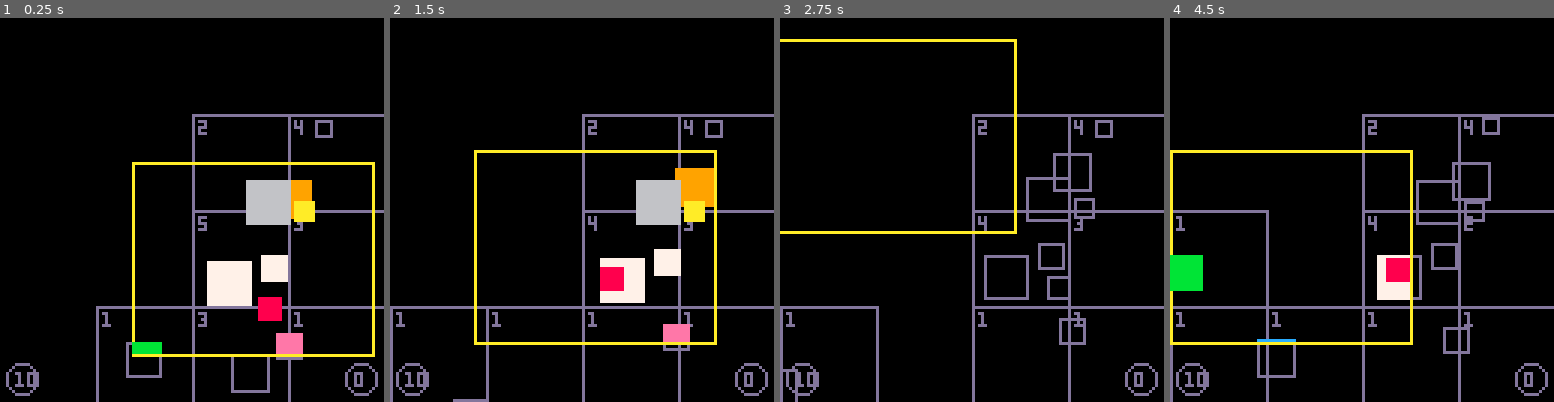
Above: before the commit, frames 1-4 (left to right).
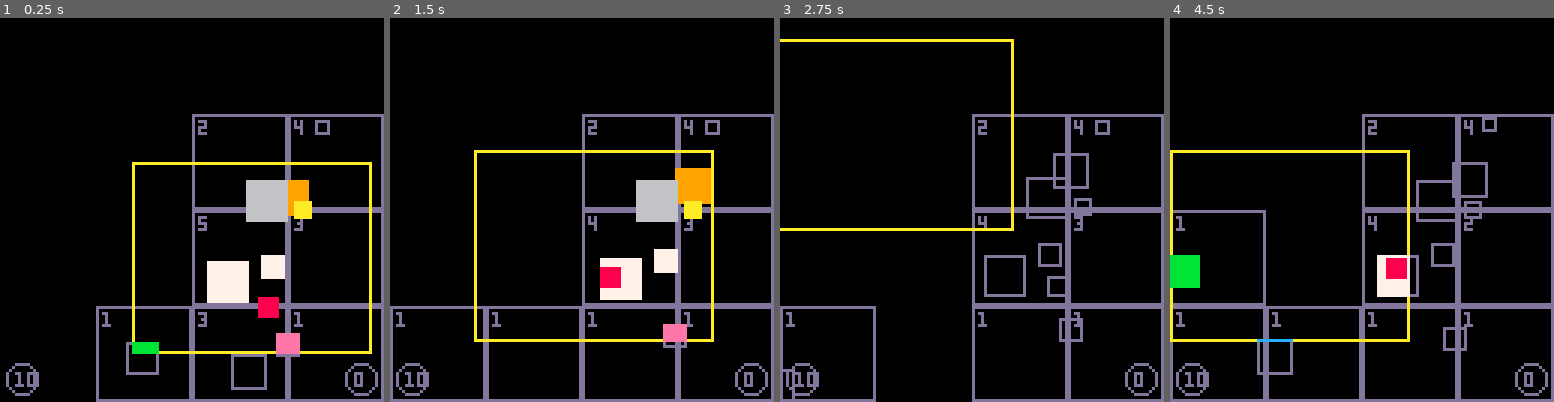
Above: after the commit, the same moments.

Repository: kikito/locus.p8
Game: PICO-8 cartridge test_locus.p8
Two runs of this game, one before a commit and one after it. Both use one fixed random seed, a clock stepped at 60 frames per second and the inputs below.
Inputs:
- Up to frame 1 (0.25 s): no input
- Up to frame 2 (1.5 s): no input
- Up to frame 3 (2.75 s): no input
- Up to frame 4 (4.5 s): no input

The runs differ from the first frame. In frame 1, 5.1% of the frame differs, in the area x 25-100%, y 25-100%; in frame 2, 5.1%; in frame 3, 5.9%; in frame 4, 6.6%, in the area x 0-100%, y 25-100%.

Commit message:
fix issue in demo code where rectangles were 1px wider/higher than they should

Diff:
--- a/test_locus.lua
+++ b/test_locus.lua
@@ -66,7 +66,7 @@
         cell=row[cx]
         if cell then
           local x,y=(cx-1)*size,(cy-1)*size
-          rect(x,y,x+size,y+size)
+          rrect(x,y,size,size)
           local count=0
           for _ in pairs(cell) do count+=1 end
           print(count,x+2,y+2)
@@ -78,7 +78,7 @@
   -- draw the boxes containing each object
   local objcount=0
   for _,box in pairs(loc._boxes) do
-    rect(box[1],box[2],box[1]+box[3],box[2]+box[4])
+    rrect(box[1],box[2],box[3],box[4])
     objcount+=1
   end
   -- print how many objects are in locus
@@ -101,12 +101,12 @@
 
   -- draw the viewport
   color(10)
-  rect(vp.x,vp.y,vp.x+vp.w,vp.y+vp.h)
+  rrect(vp.x,vp.y,vp.w,vp.h)
 
   -- draw he objects that are visible through the viewport with rectfill+color
   clip(vp.x,vp.y,vp.w,vp.h)
   for obj in pairs(loc.query(vp.x,vp.y,vp.w,vp.h)) do
-   rectfill(obj.x,obj.y,obj.x+obj.w,obj.y+obj.h,obj.col)
+   rrectfill(obj.x,obj.y,obj.w,obj.h,0,obj.col)
   end
   clip()
 end
Not shown, changed: README.md
